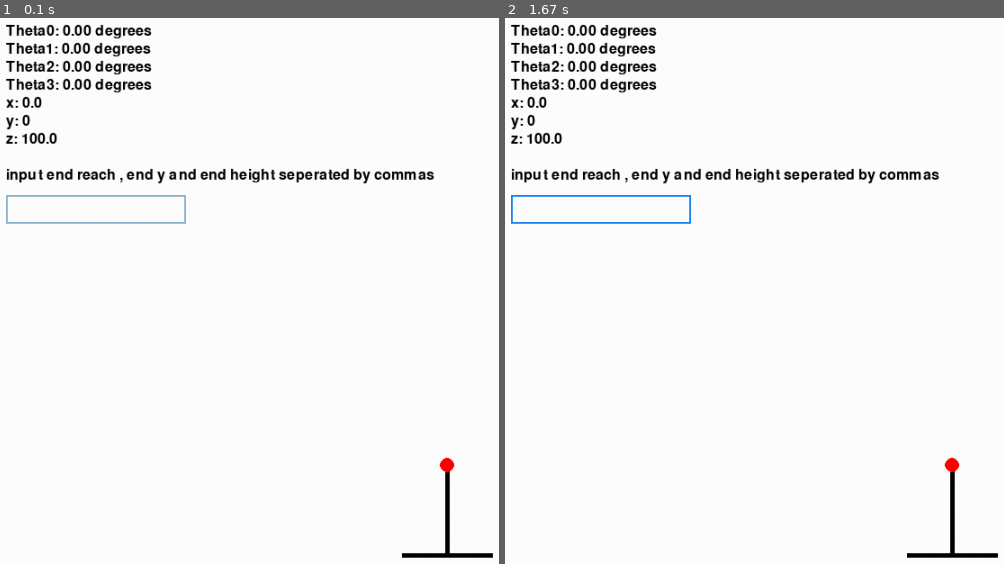
Above: before the commit, frames 1-2 (left to right).
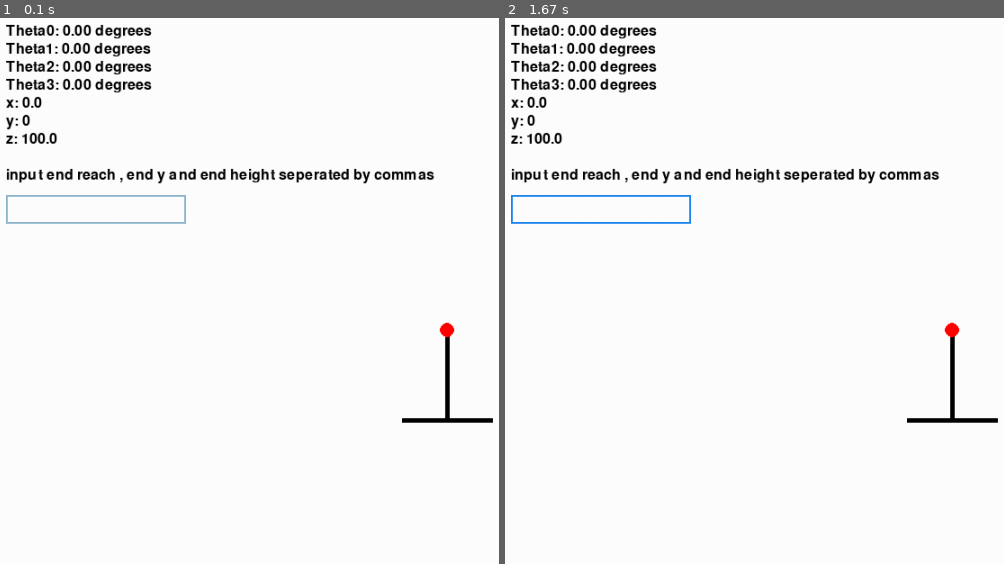
Above: after the commit, the same moments.

Repository: AliEzzat383/Side-Arduino-Projects
Game: pygame game, started from IK visualization/arm-kinematics-main/arm-kinematics-main/IK optimization/generic.py
The game is run twice, just before and just after one commit, with the same random seed, the same clock (stepped at 60 frames per second) and the same inputs.
Inputs (mouse positions are in pixels of both pictures, inside the frame that each line leads up to):
- Up to frame 1 (0.1 s): no input
- Up to frame 2 (1.67 s): click (599, 209) at 0.38 s; click (954, 525) at 0.72 s; click (599, 209) at 1.6 s

The runs differ from the first frame. In frame 1, 0.8% of the frame differs, in the area x 80-99%, y 55-99%; in frame 2, 0.8%.

Commit message:
added initial homing

Diff:
--- a/IK visualization/arm-kinematics-main/arm-kinematics-main/IK optimization/generic.py
+++ b/IK visualization/arm-kinematics-main/arm-kinematics-main/IK optimization/generic.py
@@ -18,6 +18,7 @@
         # Screen dimensions
         self.width, self.height = 1000, 1000
         self.Cx,self.Cy = self.width // 2 ,self.height // 2
+        self.Cy = 0.7*self.Cy
         self.screen = pygame.display.set_mode((self.width, self.height))
         pygame.display.set_caption('Three-Link Robotic Arm System Animation')
 
@@ -218,6 +219,7 @@
 
     def move(self):
         # Handle input events
+
         for event in pygame.event.get():
             if event.type == pygame.QUIT:
                 pygame.quit()
@@ -281,6 +283,9 @@
         file.close()
 
     def run(self):
+        arduino_home = serial.Serial('COM3', 115200)
+        arduino_home.write(self.str)
+        arduino_home.close()
         running = True
         while running:
             self.move()
